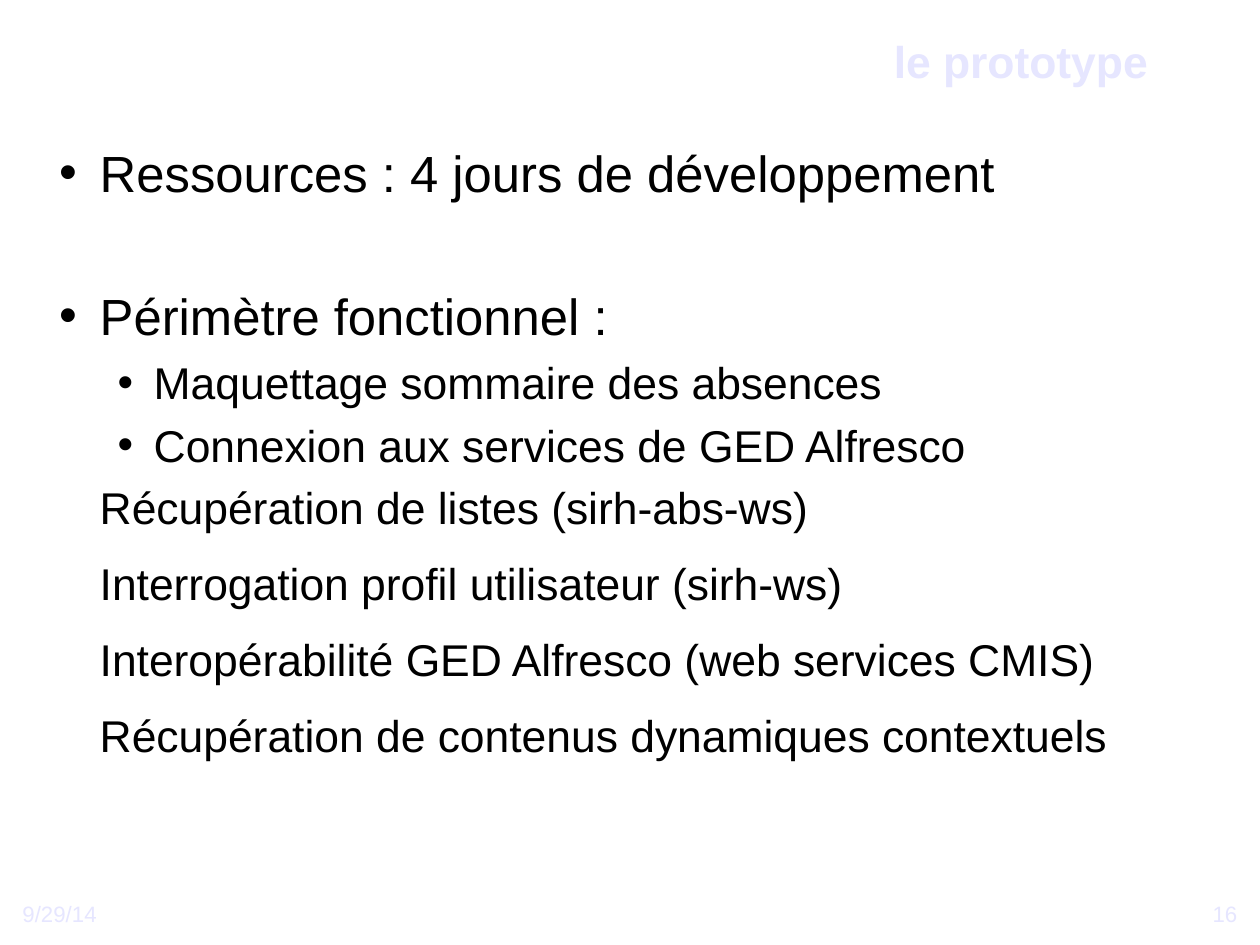
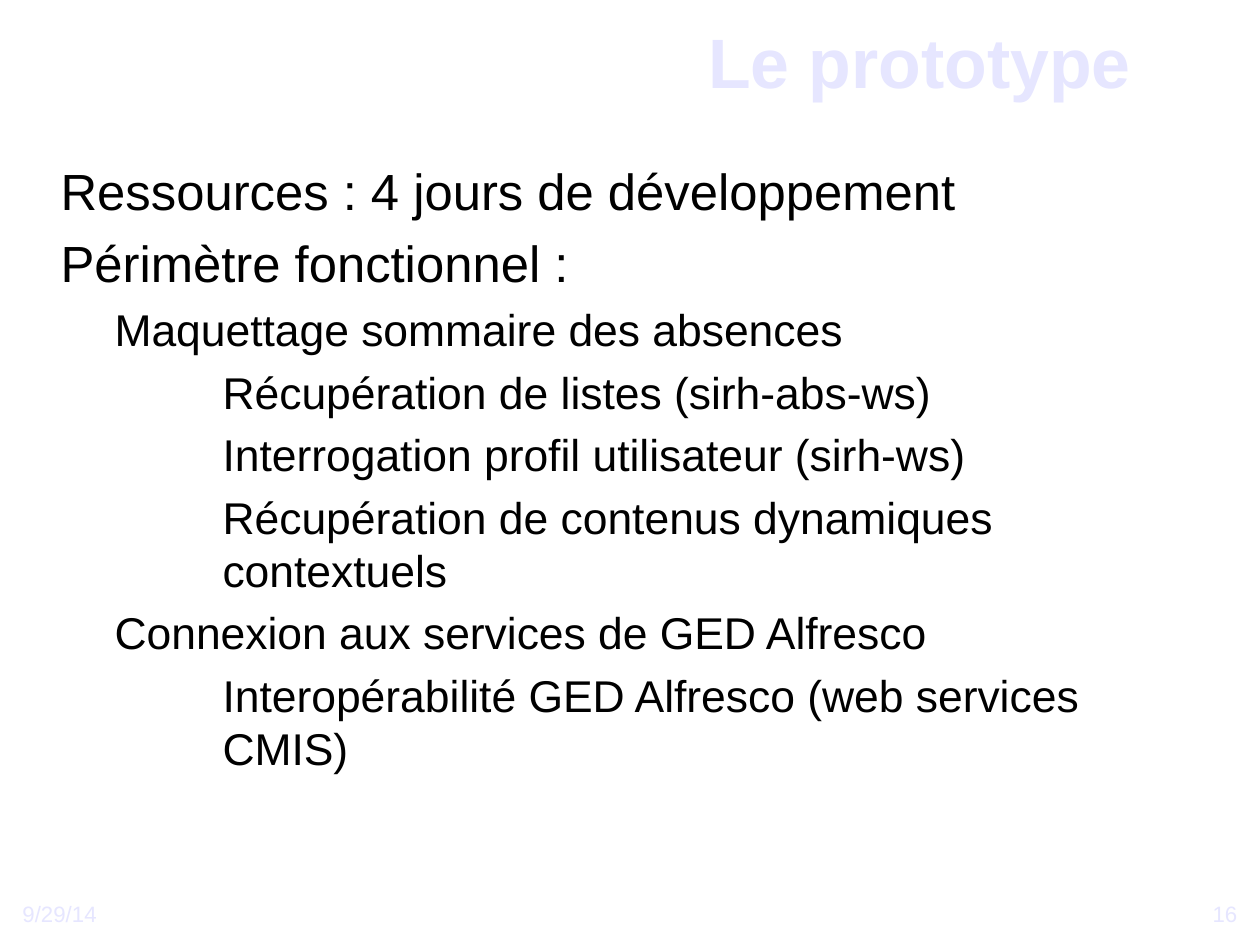
Before and after one commit to DSI-Ville-Noumea/sirh-kiosque-j2ee-old, a slide deck: slide 16 of src/site/resources/Vers_un_Kiosque_RH_J2EE.odp. Drawn at 1260x945 pixels with LibreOffice and Linux fonts; fonts in the diff are those of the drawing; background and template pictures are left out. Boxes give left, top, right and bottom in pixels: in the first picture for what was removed or moved away, otherwise in the second. Text is boxed around its words. In the diff, an @@ line names an element or a change of style, - is before the commit and + after.

```diff
--- a/src/site/resources/Vers_un_Kiosque_RH_J2EE.odp
+++ b/src/site/resources/Vers_un_Kiosque_RH_J2EE.odp
@@ title at <box>7,19,1132,103</box>: text changed; size 28 to 44 pt @@
-le prototype
+Le prototype
@@ text "Ressources : 4 jours de ...": place and size @@
-text "Ressources : 4 jours de ..." at <box>100,154,1107,761</box>
+text "Ressources : 4 jours de ..." at <box>61,172,1079,774</box>
@@ text at <box>61,172,1079,774</box>: bullet • to ●; bullet ● to −; list level 1 to 4 in "Récupération de listes (sirh-abs-ws)"; list level 1 to 4 in "Interrogation profil utilisateur (sirh-ws)"; list level 1 to 4 in "Interopérabilité GED Alfresco (web services ..." @@
@@ text at <box>154,429,965,463</box>: paragraph removed @@
-  • Connexion aux services de GED Alfresco
@@ text at <box>115,501,992,650</box>: paragraphs added @@
+      − Récupération de contenus dynamiques contextuels
+  ● Connexion aux services de GED Alfresco
@@ text at <box>100,719,1107,761</box>: paragraph removed @@
-● Récupération de contenus dynamiques contextuels
```
Also in this commit, not shown: 27 other slides changed, 1 slide removed.
